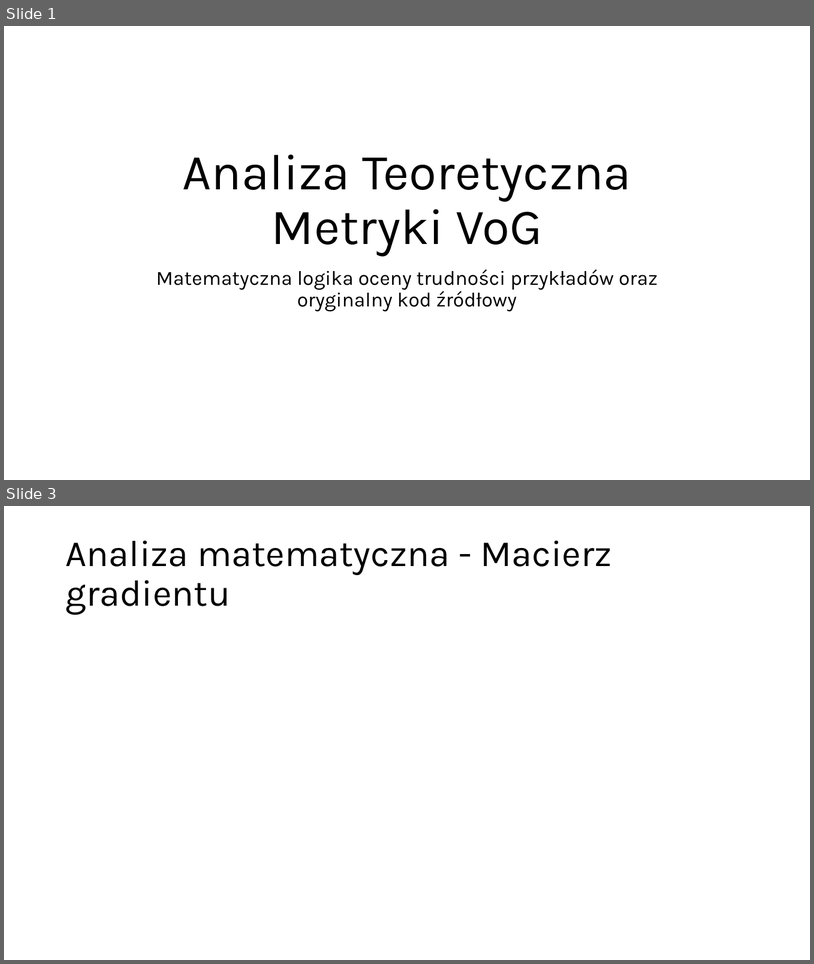
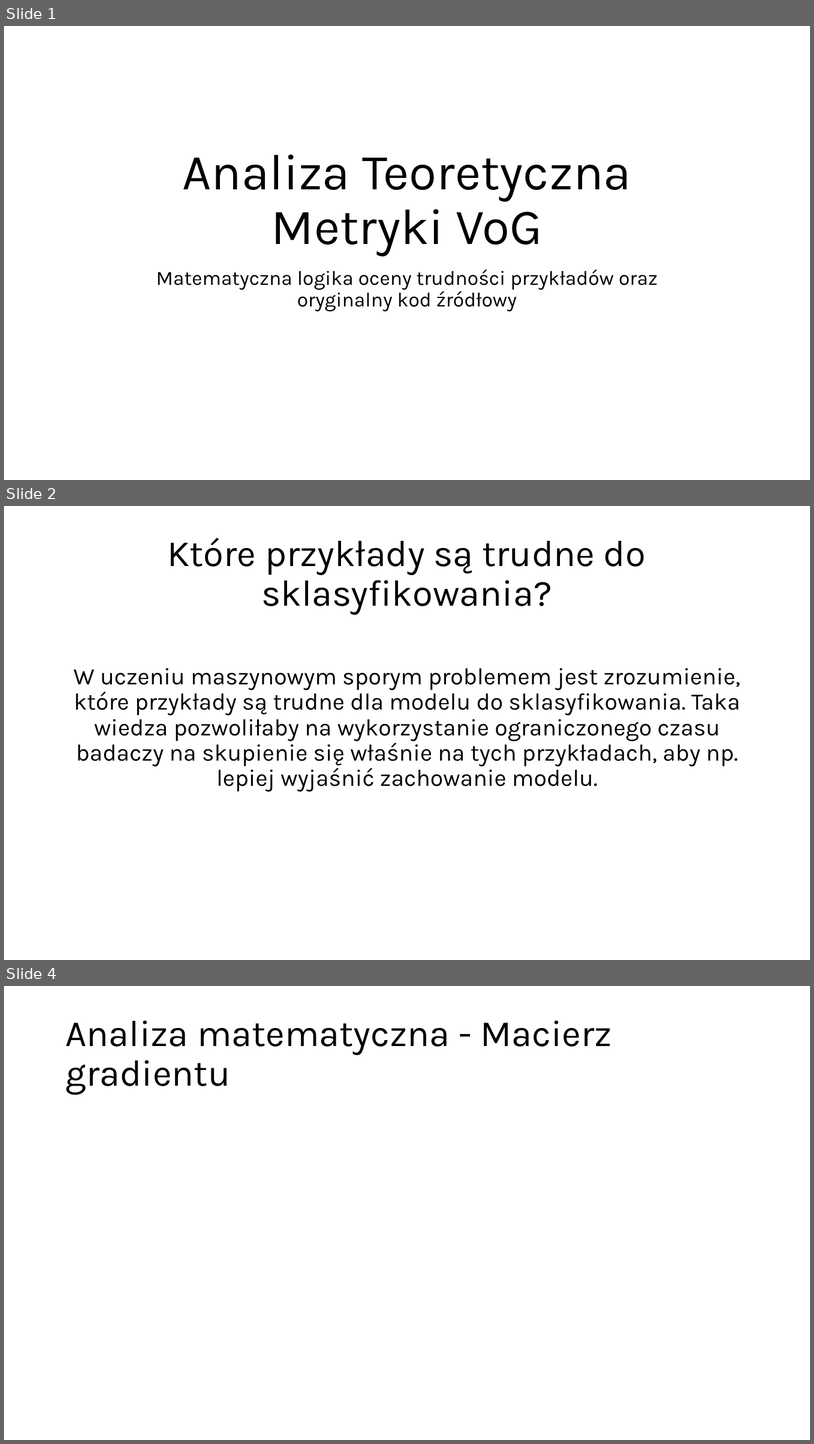
Before and after one commit to Fichey/Impact-of-Data-Ranking-on-Training-Dynamics, a slide deck: Analiza Teoretyczna Metryki VoG.pptx. Shown one above the other, each under a label of ours: slides 1 and 3 before the commit, slides 1, 2 and 4 after it; the slides between them are not shown. The pictures are 814x964 and 814x1444 pixels, drawn with LibreOffice and Linux fonts; fonts in the diff are those of the drawing; grey boxes stand for pictures. Boxes give left, top, right and bottom in pixels: in the first picture for what was removed or moved away, otherwise in the second. Text is boxed around its words. In the diff, an @@ line names an element or a change of style, - is before the commit and + after.

```diff
--- a/Analiza Teoretyczna Metryki VoG.pptx
+++ b/Analiza Teoretyczna Metryki VoG.pptx
@@ slide 2 added at (4,506,810,960), background #FFFFFF @@
@@ title added at (167,538,646,615), 44 pt, text #000000 @@
+Które przykłady są trudne do sklasyfikowania?
@@ text added at (74,668,741,792), 28 pt, text #000000 @@
+W uczeniu maszynowym sporym problemem jest zrozumienie, które przykłady są trudne dla modelu do sklasyfikowania. Taka wiedza pozwoliłaby na wykorzystanie ograniczonego czasu badaczy na skupienie się właśnie na tych przykładach, aby np. lepiej wyjaśnić zachowanie modelu.
@@ what was slide 3 is now slide 4 @@
```
Also in this commit, not shown: 2 slides changed, 5 other slides added.
